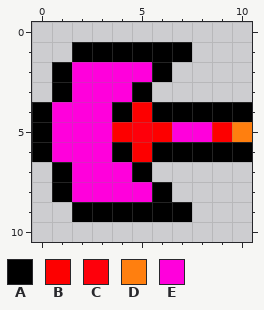
Pixel-art sprite: Content/turret1.png. The picture above is the old version.
The file is 11x11 pixels. Colours within 5 levels of each other are drawn and written as one.
Palette (. is transparent): A #000000  B #fd0000  C #fe000b  D #ff7f0f  E #ff00dc
Now the later version:
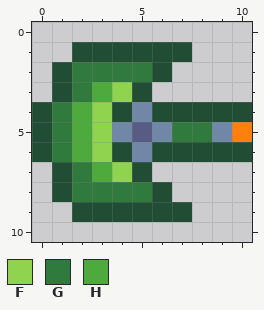
Colours new in this view: F #90d34f  G #307a3d  H #4eaa3c
From old to new:
{"colour":"A","old":"#000000","new":"#214d34"}
{"colour":"B","old":"#fd0000","new":"#7187a7"}
{"colour":"C","old":"#fe000b","new":"#585c84"}
{"y":2,"x":2,"old":"EEEE","new":"GGGG"}
{"y":3,"x":2,"old":"EEE","new":"GHF"}
{"y":4,"x":1,"old":"EEE","new":"GHF"}
{"y":5,"x":1,"old":"EEE","new":"GHF"}
{"y":5,"x":7,"old":"EE","new":"GG"}
{"y":6,"x":1,"old":"EEE","new":"GHF"}
{"y":7,"x":2,"old":"EEE","new":"GHF"}
{"y":8,"x":2,"old":"EEEE","new":"GGGG"}
